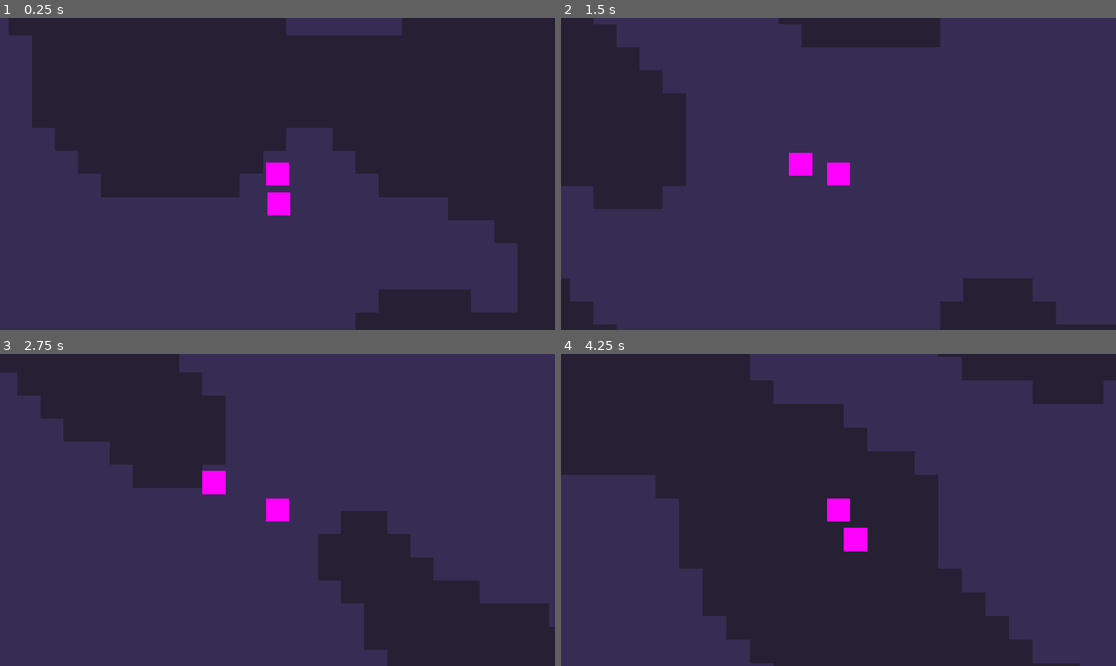
Above: before the commit, frames 1-4 (two rows, left to right).
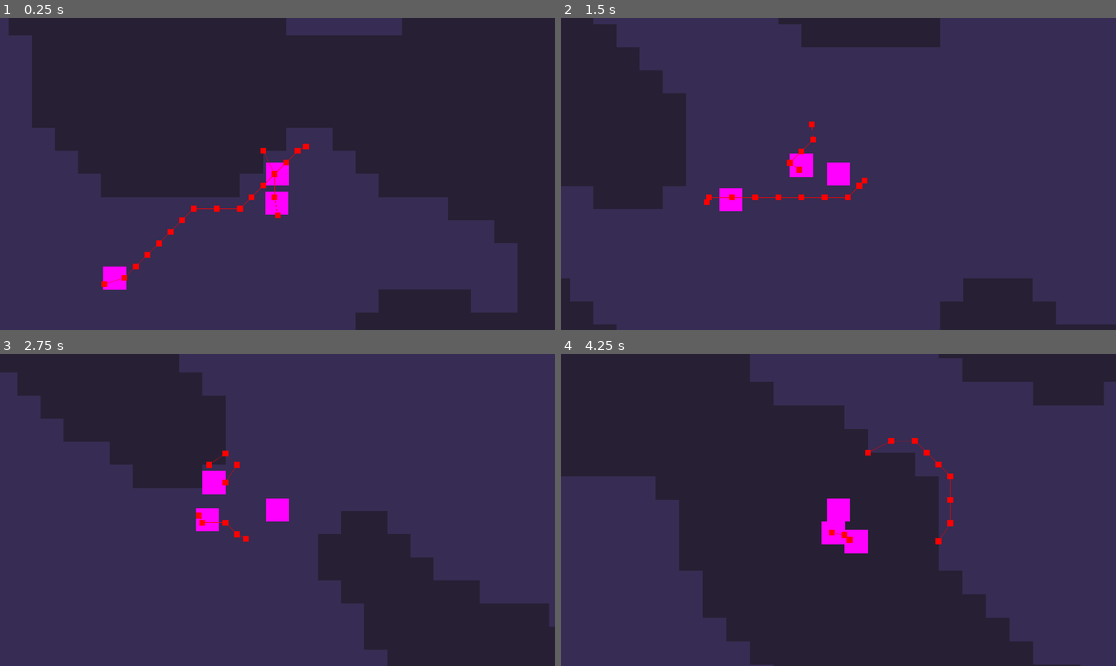
Above: after the commit, the same moments.

Repository: moxvallix/dungeominium
Game: Godot game, scene res://scenes/main.tscn
Same seed, same stepped clock (60 frames per second), same inputs: the game is played once before the commit and once after it.
Inputs (mouse positions are in pixels of both pictures, inside the frame that each line leads up to):
- Up to frame 1 (0.25 s): no input
- Up to frame 2 (1.5 s): tap Enter (ui_accept) at 0.5, 0.77, 1.25 s; move the mouse to (960, 158) at 0.52 s; hold Right (player_right) 0.53-1.28 s; hold Mouse wheel up (camera_zoom_in) 0.53-1.28 s; move the mouse to (727, 189) at 1.27 s; hold Down (player_down) from 1.28 s (still down); tap Mouse wheel down (camera_zoom_out) at 1.35 s
- Up to frame 3 (2.75 s): tap Enter (ui_accept) at 1.52, 2 s; move the mouse to (333, 441) at 2.02 s; release Down (player_down) at 2.03 s; hold Right (player_right) from 2.03 s (still down); hold Shift (player_sneak) from 2.03 s (still down)
- Up to frame 4 (4.25 s): move the mouse to (810, 572) at 2.77 s; release Right (player_right) at 2.78 s; release Shift (player_sneak) at 2.78 s; hold Up (player_up) 2.78-3.53 s; tap Ctrl (player_sprint) at 2.85 s; tap Enter (ui_accept) at 3.02, 3.77 s; move the mouse to (1005, 556) at 3.52 s; hold Left (player_left) from 3.53 s (still down); hold Mouse wheel up (camera_zoom_in) from 3.53 s (still down)

The runs differ from the first frame. In frame 1, 0.8% of the frame differs, in the area x 18-56%, y 40-88%; in frame 2, 0.7%; in frame 3, 0.5%; in frame 4, 1.3%, in the area x 0-100%, y 0-100%.

Commit message:
fix: enemy pathfinding now works around corners

Diff:
--- a/scenes/entities/enemies/enemy.tscn
+++ b/scenes/entities/enemies/enemy.tscn
@@ -13,3 +13,5 @@
 [node name="NavigationAgent2D" type="NavigationAgent2D" parent="." index="2"]
 unique_name_in_owner = true
 target_desired_distance = 32.0
+path_postprocessing = 1
+debug_enabled = true
--- a/scenes/main.tscn
+++ b/scenes/main.tscn
@@ -13,9 +13,10 @@
 [node name="Enemy" parent="." node_paths=PackedStringArray("target") instance=ExtResource("3_5g2qs")]
 position = Vector2(636, 397)
 target = NodePath("../Player")
-navigation_delay = 10
-slowdown_range = 20.0
-minimum_distance = 18.0
+
+[node name="Enemy2" parent="." node_paths=PackedStringArray("target") instance=ExtResource("3_5g2qs")]
+position = Vector2(498, 432)
+target = NodePath("../Player")
 
 [node name="Player" parent="." instance=ExtResource("1_apn3l")]
 position = Vector2(634, 352)
Not shown: 2 places in scenes/maps/generated/dungeon.tres that only renumber resources
Not shown, changed: .gitignore
